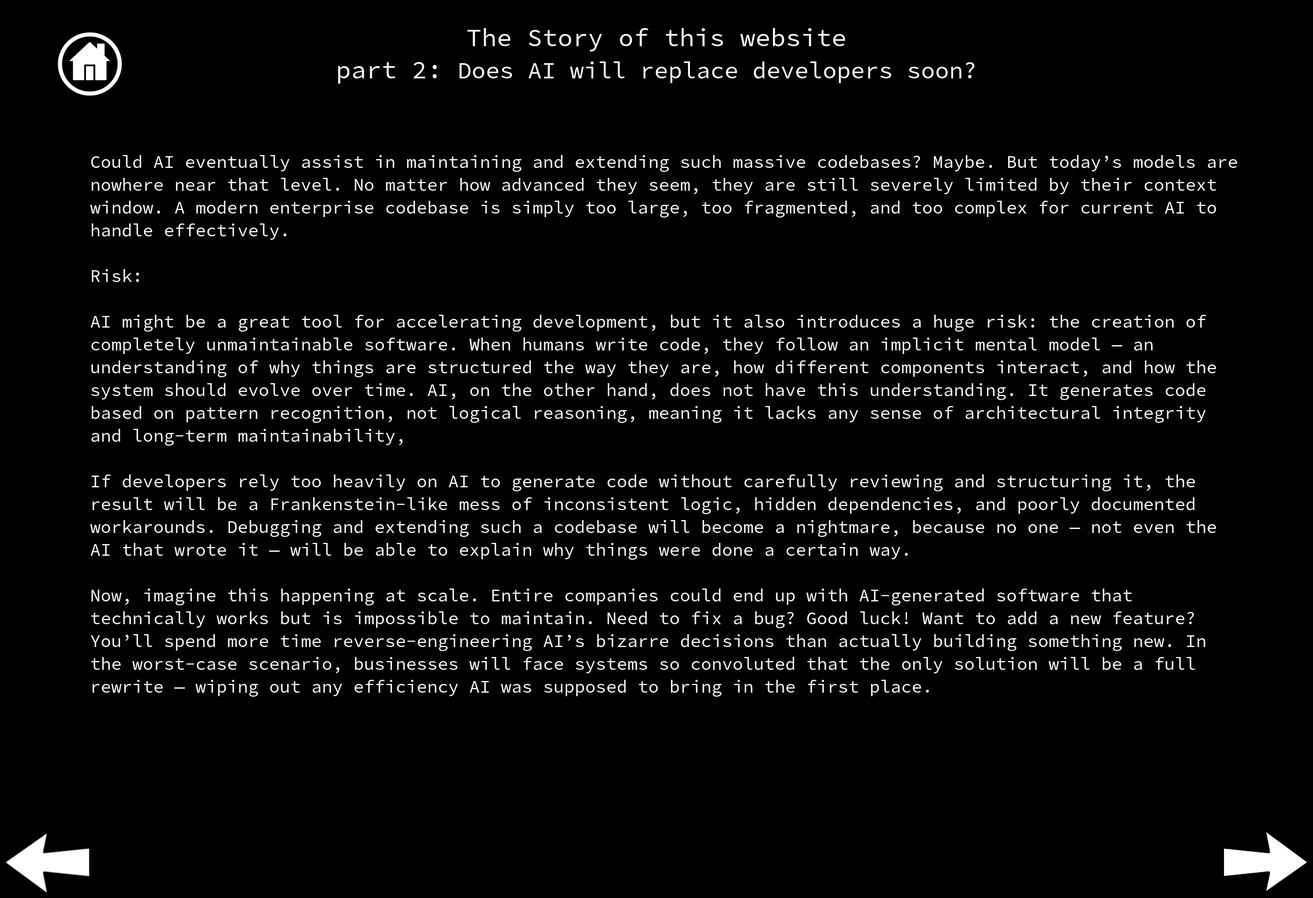
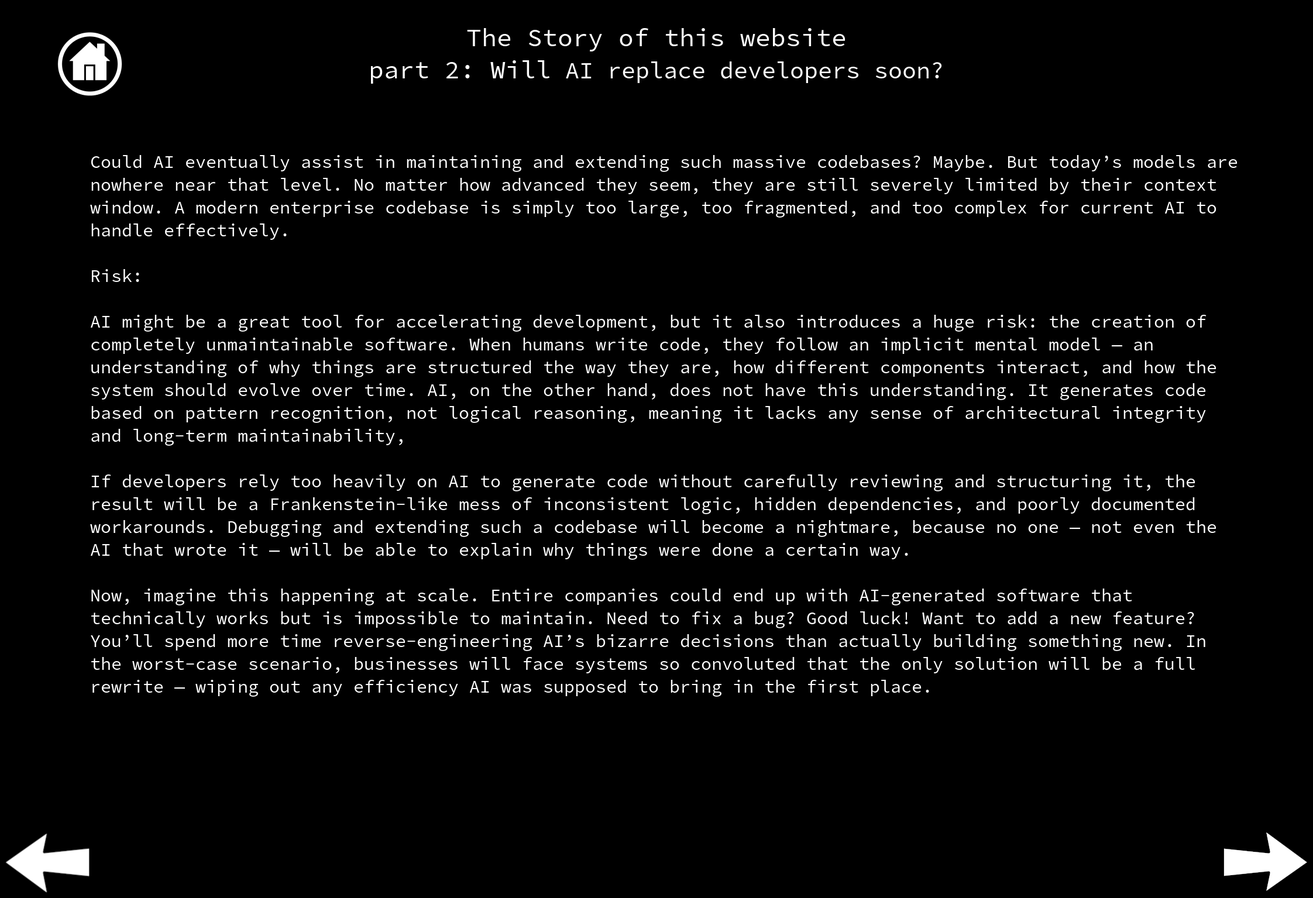
Layer changes from the first 1313×898 image to the second:
painted on "The Story of this website ..." over (337, 60, 975, 84)
